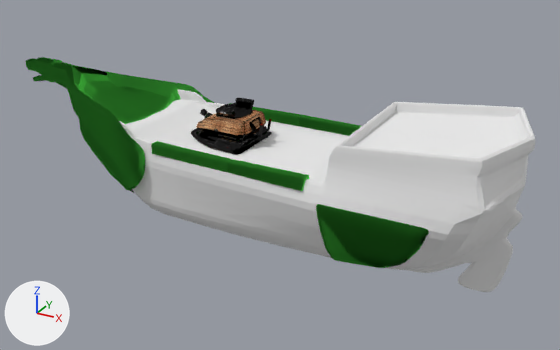
A saved change to the Blender file External Assets/Models/shipBase.blend.
Rendered twice from a 50 mm camera at (5.45, -9.76, 4.88) aimed at (-0.03, 0.22, -0.1). The lights are fixed; the arrows at lower left show +X, +Y and +Z.

The first picture shows 'shipBase', 'shipBase.001', 'turret hardpoint'.
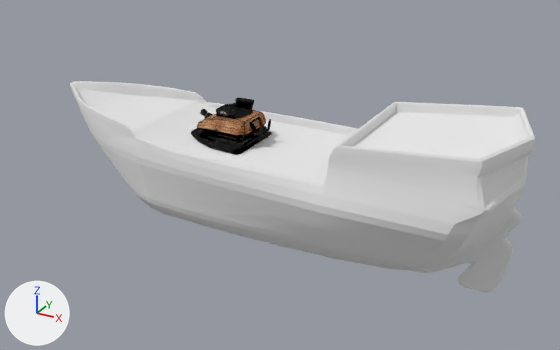
What the commit changed:
Object 'shipBase.001' (ob_shipbase_001) is deleted.

Boxes [x1, y1, x2, y2] around the edits, measured in the pictures (560 x 350 px):
'shipBase.001', deleted (green)
    before: [26, 57, 429, 268]
